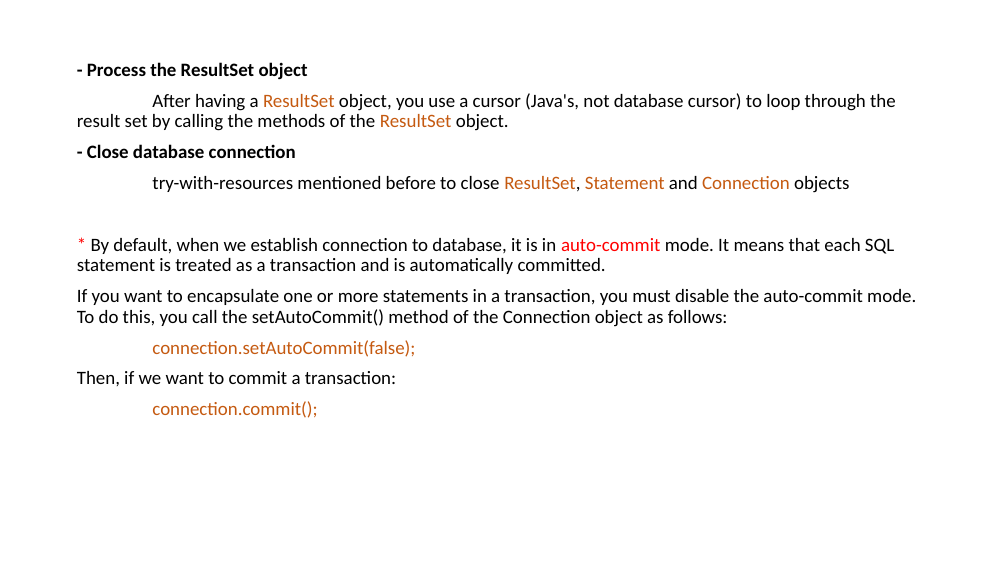
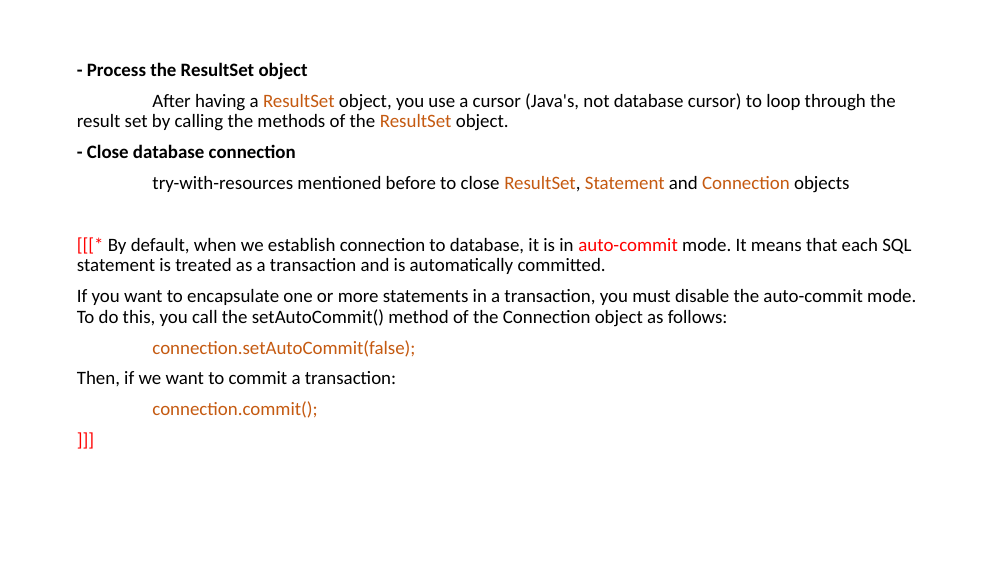
Before and after one commit to 4uhonec/JDBC-demo, a slide deck: slide 11 of JDBC.pptx. Drawn at 1008x567 pixels with LibreOffice and Linux fonts; fonts in the diff are those of the drawing. Boxes give left, top, right and bottom in pixels: in the first picture for what was removed or moved away, otherwise in the second. Text is boxed around its words. In the diff, an @@ line names an element or a change of style, - is before the commit and + after.

```diff
--- a/JDBC.pptx
+++ b/JDBC.pptx
@@ text at [77, 62, 916, 418]: paragraph added @@
+]]]
@@ text at [77, 238, 911, 274]: text changed @@
-* By default, when we establish connection to database, it is in auto-commit mode. It means that each SQL statement is treated as a transaction and is automatically committed.
+[[[* By default, when we establish connection to database, it is in auto-commit mode. It means that each SQL statement is treated as a transaction and is automatically committed.
```
Also in this commit, not shown: 1 other slide changed, 2 other files.
